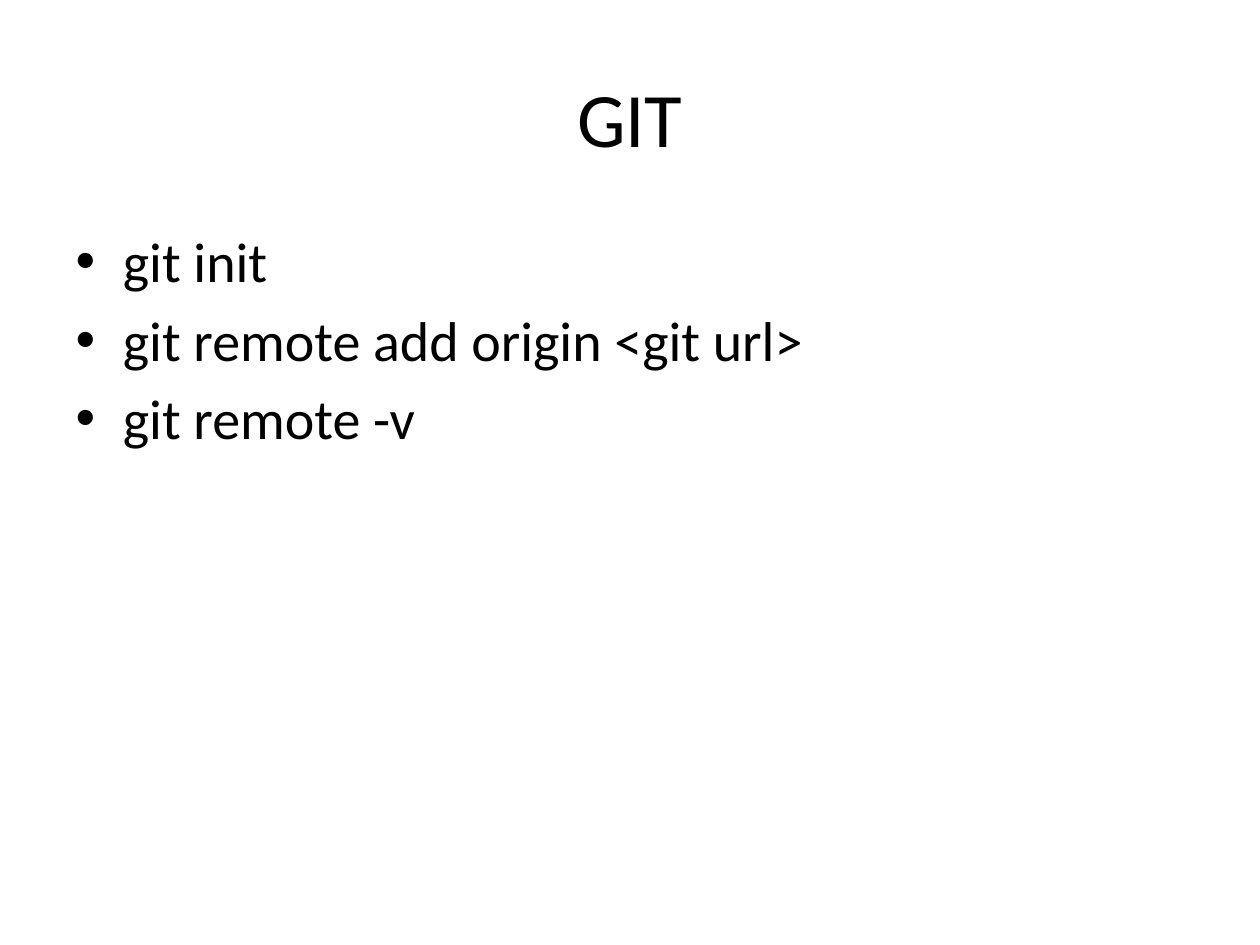
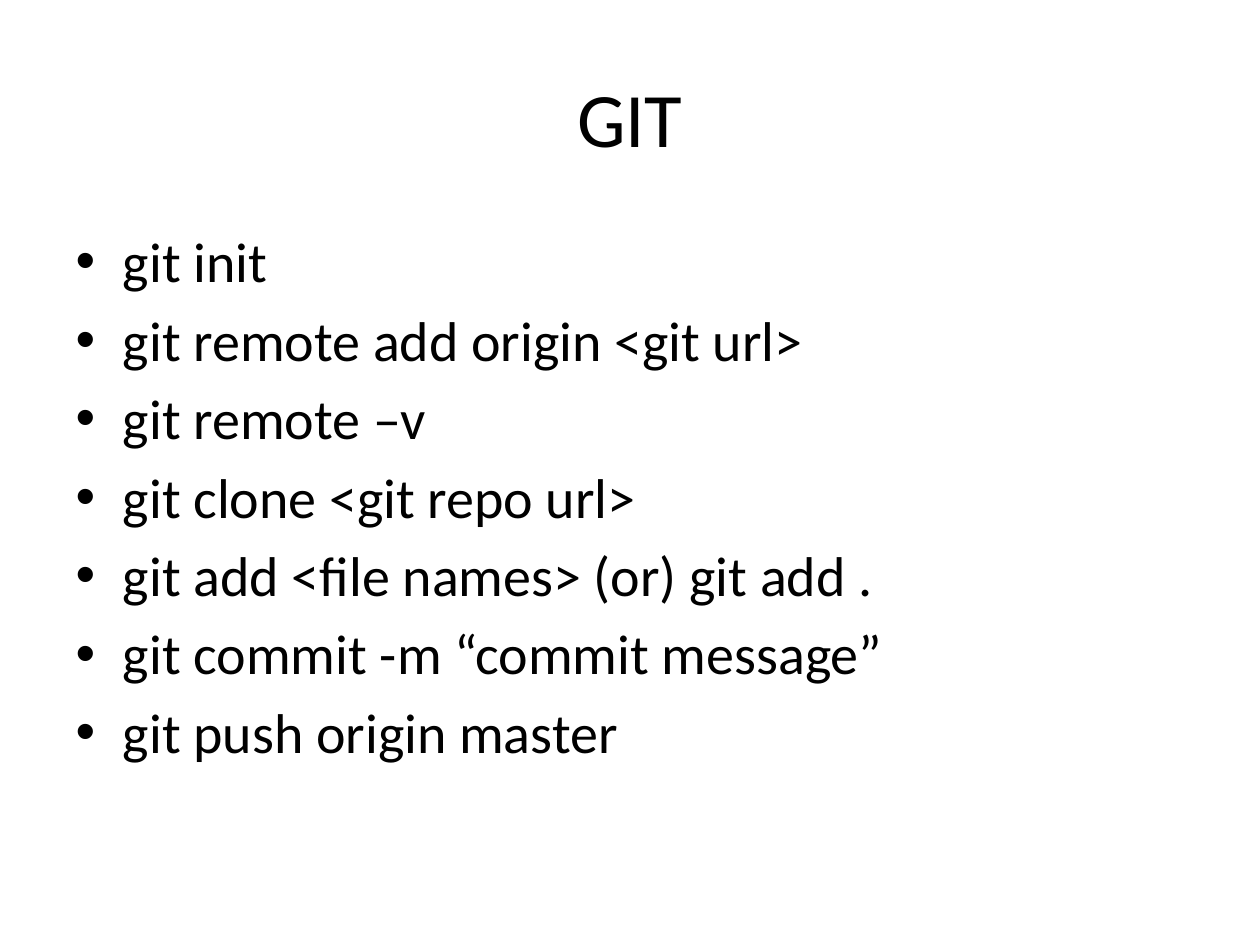
Before and after one commit to subalakshmisekar/basics, a slide deck: slide 4 of misc.pptx. Drawn at 1260x945 pixels with LibreOffice and Linux fonts; fonts in the diff are those of the drawing. Boxes give left, top, right and bottom in pixels: in the first picture for what was removed or moved away, otherwise in the second. Text is boxed around its words. In the diff, an @@ line names an element or a change of style, - is before the commit and + after.

Commit message:
add git commands to misc

```diff
--- a/misc.pptx
+++ b/misc.pptx
@@ text at box(123, 400, 882, 763): text changed @@
-• git remote -v
+• git remote –v
+• git clone <git repo url>
+• git add <file names> (or) git add .
+• git commit -m “commit message”
+• git push origin master
```
